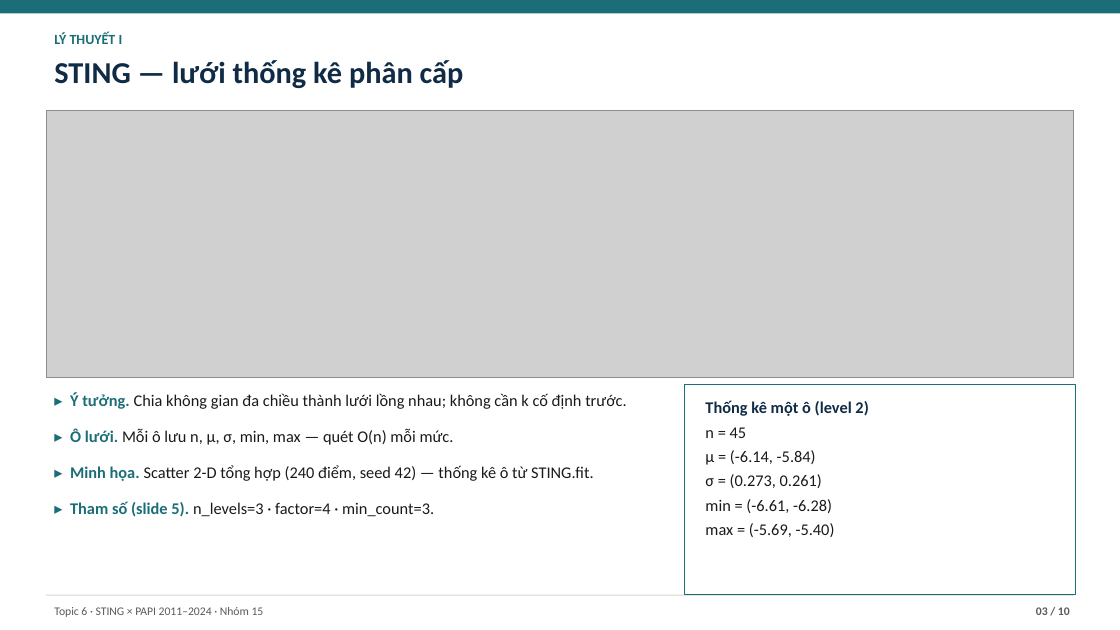
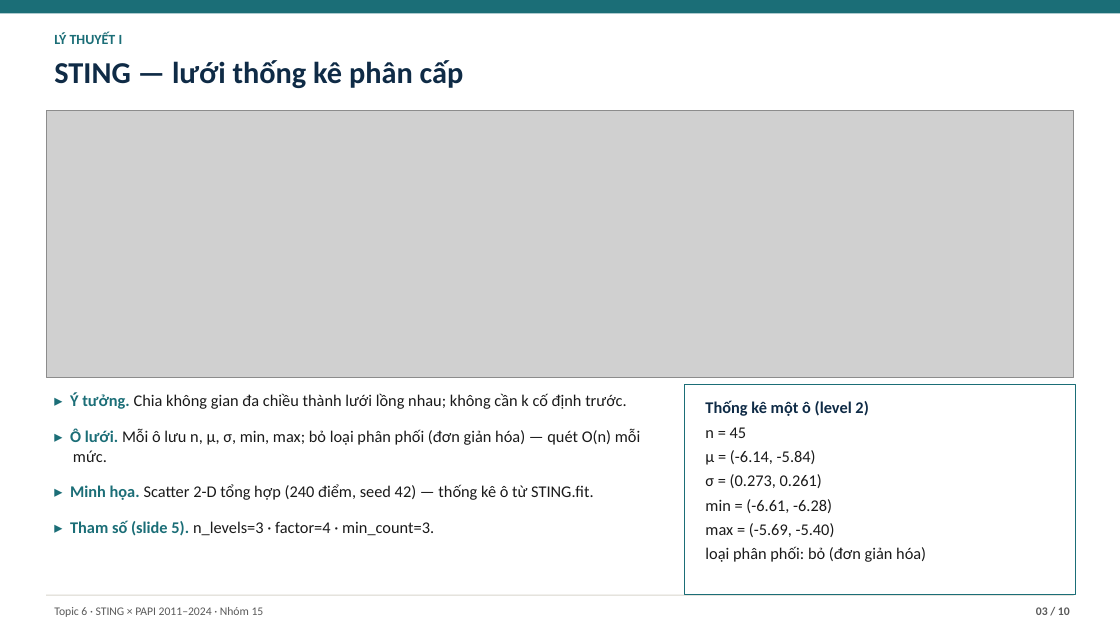
Before and after one commit to JasonTM17/Grid_Based_Sociology, a slide deck: slide 3 of slides/submission.pptx. Drawn at 1120x630 pixels with LibreOffice and Linux fonts; fonts in the diff are those of the drawing; grey boxes stand for pictures. Boxes give left, top, right and bottom in pixels: in the first picture for what was removed or moved away, otherwise in the second. Text is boxed around its words. In the diff, an @@ line names an element or a change of style, - is before the commit and + after.

```diff
--- a/slides/submission.pptx
+++ b/slides/submission.pptx
@@ text at (x1=70, y1=429, x2=640, y2=462): text changed @@
-▸ Ô lưới. Mỗi ô lưu n, μ, σ, min, max — quét O(n) mỗi mức.
+▸ Ô lưới. Mỗi ô lưu n, μ, σ, min, max; bỏ loại phân phối (đơn giản hóa) — quét O(n) mỗi mức.
@@ text at (x1=705, y1=546, x2=926, y2=562): paragraph added @@
+loại phân phối: bỏ (đơn giản hóa)
```
Also in this commit, not shown: 2 other slides changed, 1 other file.
